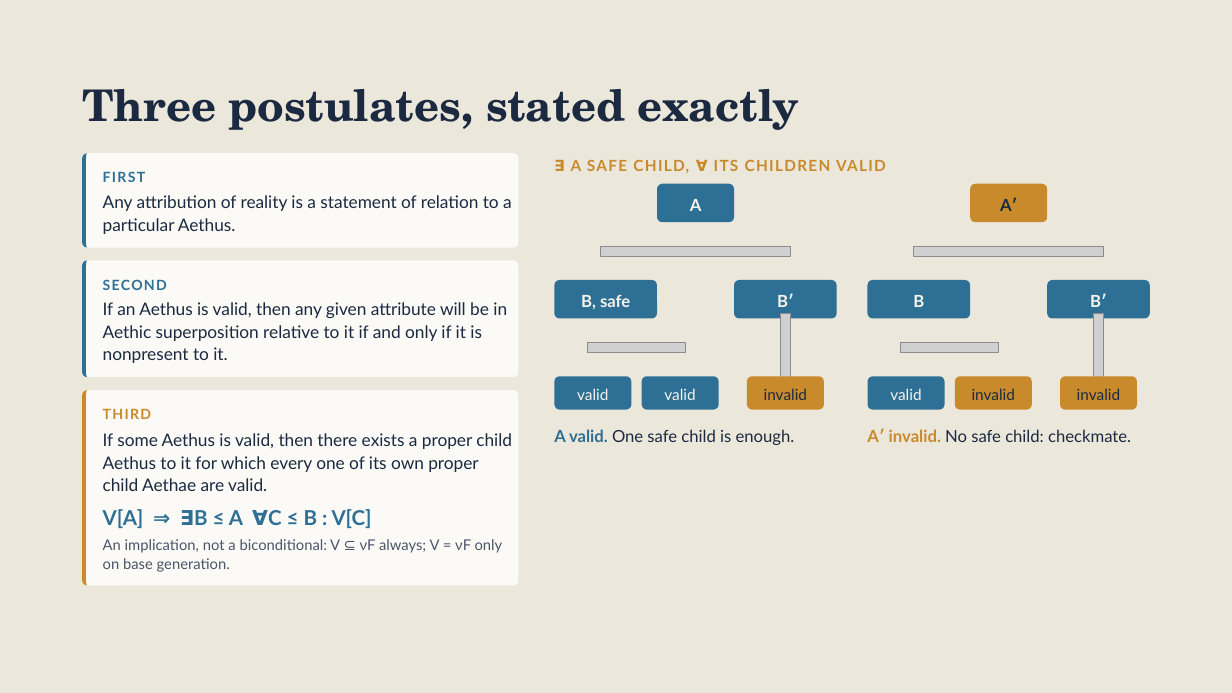
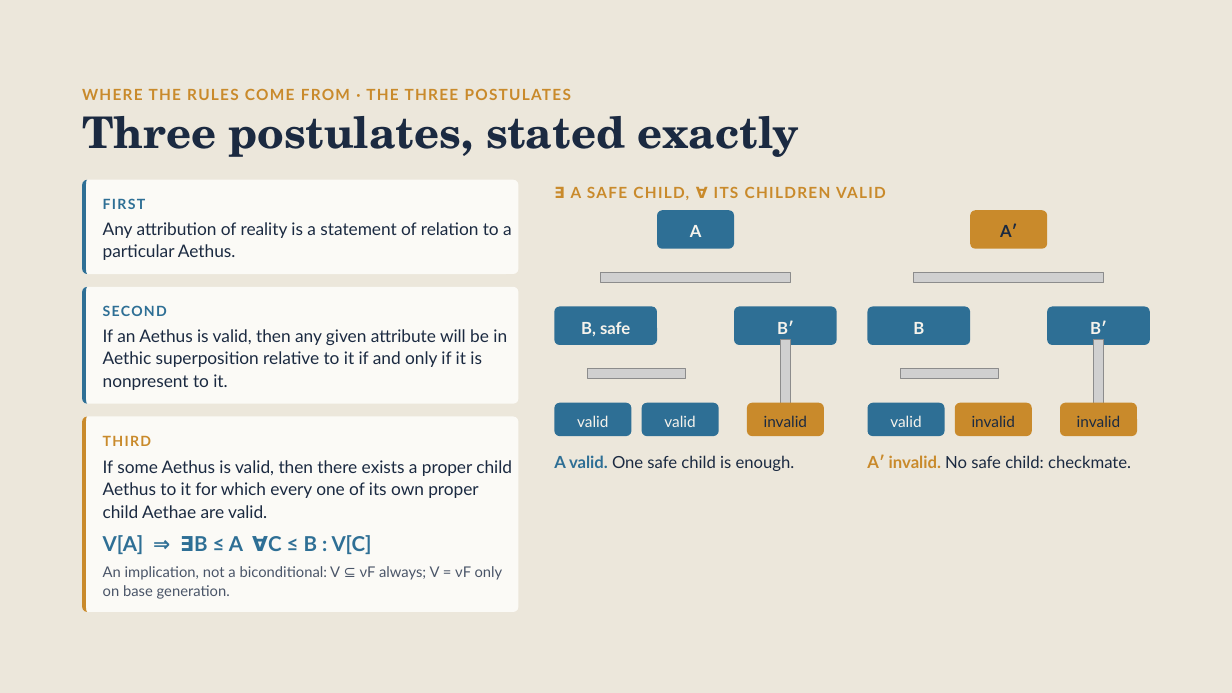
Before and after one commit to brunchwnewton/aethic-code, a slide deck: slide 10 of files/slides/aethic_reasoning_15_mins/Aethic Reasoning in 15 Minutes.pptx (slide 8 before the commit). Drawn at 1232x693 pixels with LibreOffice and Linux fonts; fonts in the diff are those of the drawing; grey boxes stand for pictures; background and template pictures are left out. Boxes give left, top, right and bottom in pixels: in the first picture for what was removed or moved away, otherwise in the second. Text is boxed around its words. In the diff, an @@ line names an element or a change of style, - is before the commit and + after.

```diff
--- a/files/slides/aethic_reasoning_15_mins/Aethic Reasoning in 15 Minutes.pptx
+++ b/files/slides/aethic_reasoning_15_mins/Aethic Reasoning in 15 Minutes.pptx
@@ text added at bbox=[82, 88, 571, 100], 12 pt, text #C98A2B, bold @@
+WHERE THE RULES COME FROM · THE THREE POSTULATES
@@ 15 rounded rectangles, 11 texts, 6 pictures, 3 freeform shapes, 1 title: place and size @@
-15 rounded rectangles, 11 texts, 6 pictures, 3 freeform shapes, 1 title at bbox=[82, 89, 1150, 586]
+15 rounded rectangles, 11 texts, 6 pictures, 3 freeform shapes, 1 title at bbox=[82, 116, 1150, 613]
```
Also in this commit, not shown: 13 other slides changed, 2 slides added, 3 other files.
